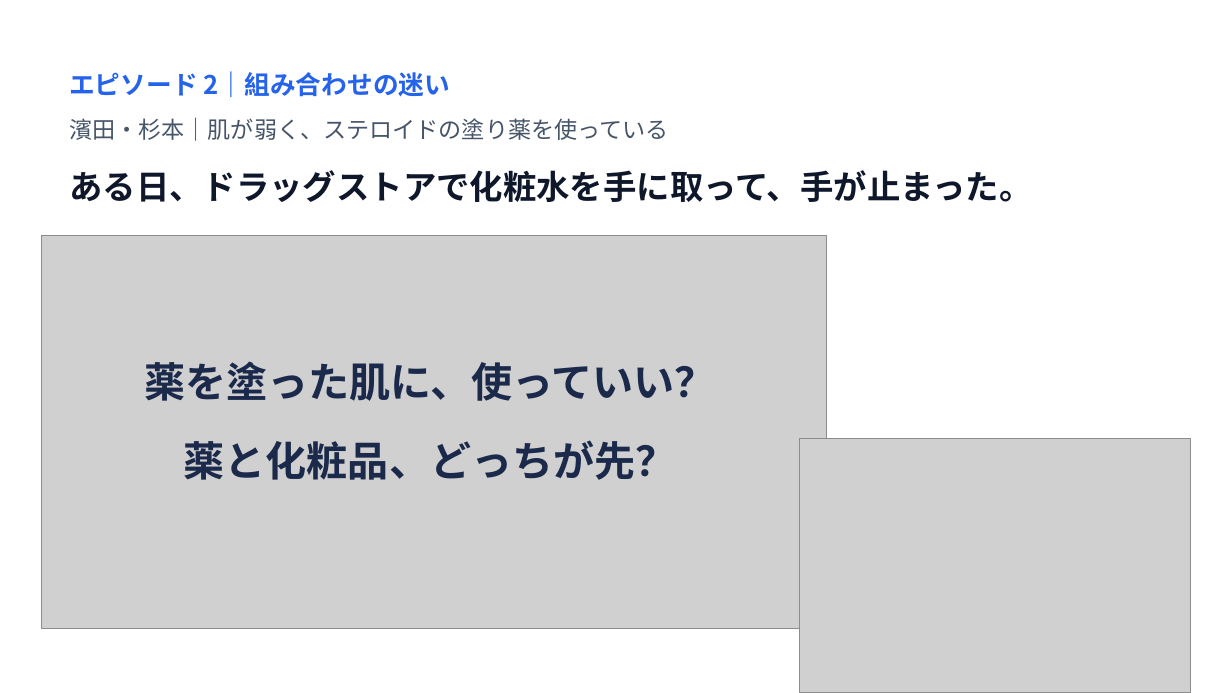
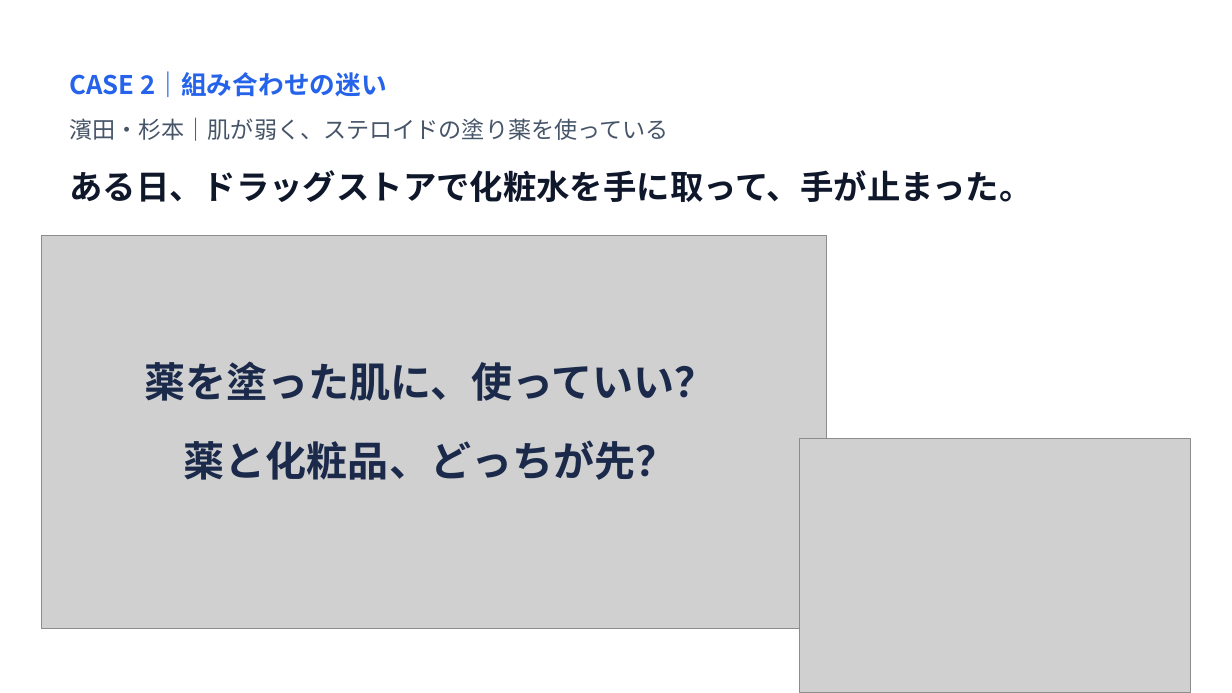
Before and after one commit to John-Frusciante/overlai, a slide deck: slide 3 of docs/ピッチ/Overlai_本選ピッチ.pptx. Drawn at 1232x693 pixels with LibreOffice and Linux fonts; fonts in the diff are those of the drawing; grey boxes stand for pictures. Boxes give left, top, right and bottom in pixels: in the first picture for what was removed or moved away, otherwise in the second. Text is boxed around its words. In the diff, an @@ line names an element or a change of style, - is before the commit and + after.

```diff
--- a/docs/ピッチ/Overlai_本選ピッチ.pptx
+++ b/docs/ピッチ/Overlai_本選ピッチ.pptx
@@ text at (69,71,387,97): text changed @@
-エピソード 2｜組み合わせの迷い
+CASE 2｜組み合わせの迷い
```
Also in this commit, not shown: 2 other slides changed, 2 other files.
